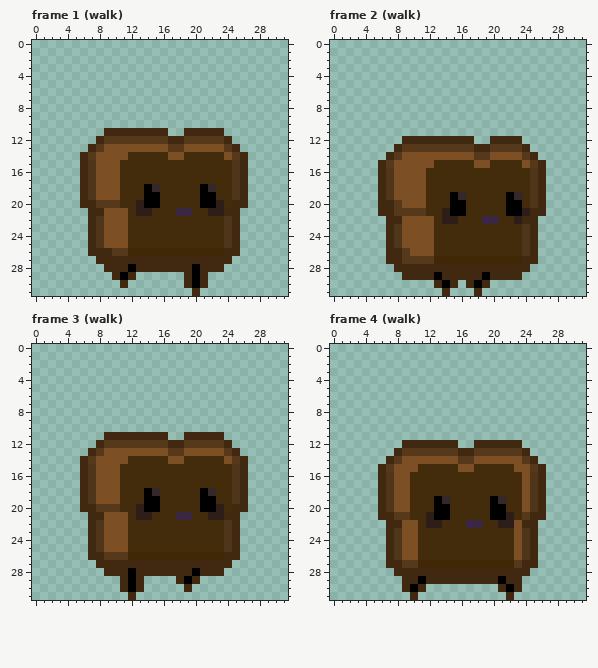
Two versions of one pixel-art file, Assets/Sprites/Character/OvercookedToast.aseprite. The picture above was drawn from the file before the commit.
32x32 pixels, 6 frames. Colours within 5 levels of each other are drawn and written as one. Shown: frame 1 (walk), frame 2 (walk), frame 3 (walk), frame 4 (walk). The commit also changed other frames, which this record leaves out.
After the commit:
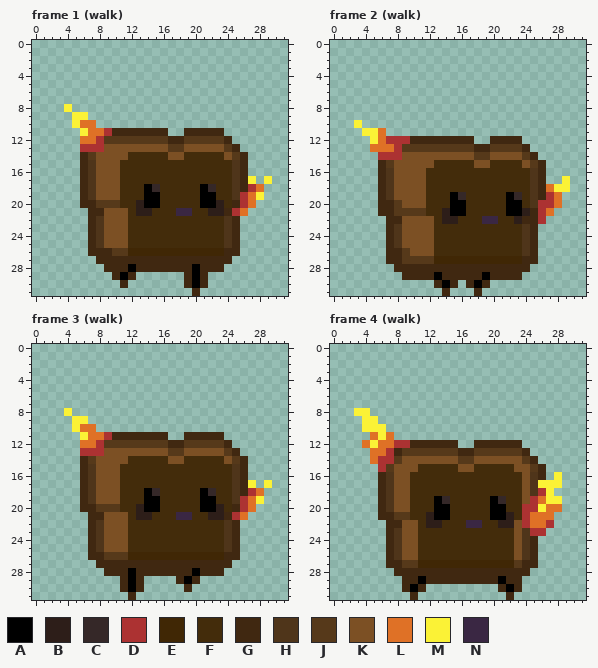
Palette (. is transparent): A #000000  B #2d1e19  C #352828  D #ac3232  E #402705  F #432c0b  G #402811  H #4f351a  J #56391a  K #7c5024  L #df7126  M #fbf236  N #3a2743
Diff:
layer "Layer 3" added
--- frame 1 (walk), layer "Layer 3"
@@ x 2..11 @@
  7 ..........
- 8 ..........
- 9 ..........
-10 ..........
-11 .......GGG
-12 ......GJJJ
-13 .....GJKKK
+ 8 ..M.......
+ 9 ...MM.....
+10 ...MLL....
+11 ....MLLDGG
+12 ....LLDJJJ
+13 ....DDDKKK
 14 ....GJKKKK
@@ x 23..31 @@
 16 FFHG.....
-17 FFHG.....
-18 FFHG.....
-19 FFHG.....
-20 BFGG.....
-21 BGG......
+17 FFHGM.M..
+18 FFHGDL...
+19 FFHDLM...
+20 BFGDL....
+21 BGDL.....
 22 FHG......
--- frame 2 (walk), layer "Layer 3"
@@ x 0..31 @@
  9 ................................
-10 ................................
-11 ................................
-12 .........GGGGGGGGG..GGGG........
-13 ........GJJJJJJJJJGGJJJJG.......
-14 .......GJKKKKKKKKKJJKKKKJG......
+10 ...M............................
+11 ....MML.........................
+12 .....MLDDDGGGGGGGG..GGGG........
+13 .....LLLDJJJJJJJJJGGJJJJG.......
+14 ......DDDKKKKKKKKKJJKKKKJG......
 15 ......GJKKKKKFFFFFKKFFFFKJG.....
 16 ......GHKKKKFFFFFFFFFFFFFHG.....
-17 ......GHKKKKFFFFFFFFFFFFFHG.....
-18 ......GHKKKKFFFFFFFFFFFFFHG.....
-19 ......GHKKKKFFFACFFFFFACFHG.....
-20 ......GGJKKKFFFAAFFFFFAAFHG.....
-21 ......GGJJJJFFBAAFFFFFAABGG.....
-22 .......GGKKKKFBBFFFNNFFBGG......
+17 ......GHKKKKFFFFFFFFFFFFFHG..M..
+18 ......GHKKKKFFFFFFFFFFFFFHGLMM..
+19 ......GHKKKKFFFACFFFFFACFHGDL...
+20 ......GGJKKKFFFAAFFFFFAAFHDDL...
+21 ......GGJJJJFFBAAFFFFFAABGDL....
+22 .......GGKKKKFBBFFFNNFFBGGD.....
 23 .......GHKKKKFFFFFFFFFFFHG......
--- frame 3 (walk), layer "Layer 3": the same change as frame 1 (walk)
--- frame 4 (walk), layer "Layer 3"
@@ x 0..31 @@
  7 ................................
- 8 ................................
- 9 ................................
-10 ................................
-11 ................................
-12 .........GGGGGGG..GGGGGG........
-13 ........GJJJJJJJGGJJJJJJG.......
-14 .......GJKKKKKKKJJKKKKKKJG......
-15 ......GJKKKFFFFFKKFFFFFKKJG.....
-16 ......GHKKFFFFFFFFFFFFFFKHG.....
-17 ......GHKKFFFFFFFFFFFFFFKHG.....
-18 ......GHKKFFFFFFFFFFFFFFKHG.....
-19 ......GHKKFFFACFFFFFACFFKHG.....
-20 ......GHKKFFFAAFFFFFAAFFKHG.....
-21 ......GGJJFFBAAFFFFFAABFJGG.....
-22 .......GGKKFBBFFFNNFFBBKGG......
-23 .......GHKKFFFFFFFFFFFFKHG......
+ 8 ...MM...........................
+ 9 ....MM..........................
+10 ....MMM.........................
+11 .....LML........................
+12 ....LMLLDDGGGGGG..GGGGGG........
+13 .....LLDGJJJJJJJGGJJJJJJG.......
+14 .....LDDJKKKKKKKJJKKKKKKJG......
+15 ......DJKKKFFFFFKKFFFFFKKJG.....
+16 ......GHKKFFFFFFFFFFFFFFKHG.M...
+17 ......GHKKFFFFFFFFFFFFFFKHMMM...
+18 ......GHKKFFFFFFFFFFFFFFKHDM....
+19 ......GHKKFFFACFFFFFACFFKDLMM...
+20 ......GHKKFFFAAFFFFFAAFFDDMLL...
+21 ......GGJJFFBAAFFFFFAABFDLLL....
+22 .......GGKKFBBFFFNNFFBBKDLLD....
+23 .......GHKKFFFFFFFFFFFFKHDD.....
 24 .......GHKKFFFFFFFFFFFFKHG......
